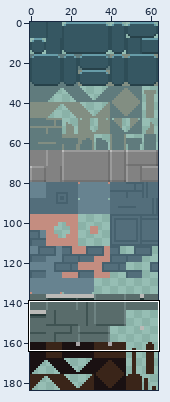
Edited in one commit: sprite sheet (assets/img/tileset.png). Above: a wide view before the commit, with the close-up outlined.
Close-up. Earlier state:
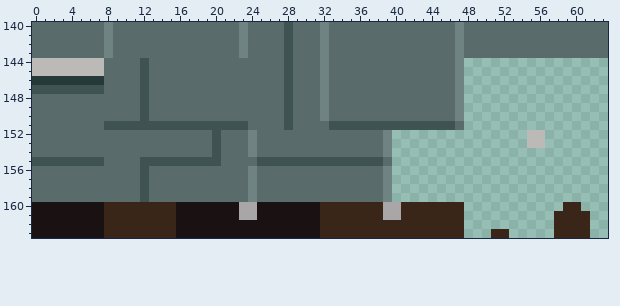
The file is 64x184 pixels. Shown: x 0..63, y 140..163.
Now the later version:
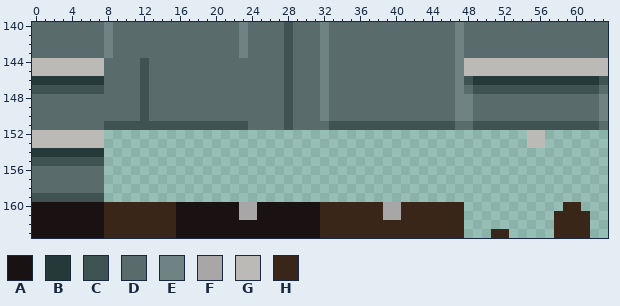
Palette (. is transparent): A #1a1112  B #253938  C #3f5352  D #596c6b  E #6e8382  F #a9a6a8  G #bbbab7  H #3a2519
Diff:
y 144..145: x 48..63 ................ -> GGGGGGGGGGGGGGGG
y 146: x 48..63 ................ -> CBBBBBBBBBBBBBBC
y 147: x 48..63 ................ -> DCCCCCCCCCCCCCCD
y 148..150: x 48..63 ................ -> EDDDDDDDDDDDDDDE
y 151: x 48..63 ................ -> DCCCCCCCCCCCCCCD
y 152..153: x 0..39 DDDDDDDDDDDDDDDDDDDDCDDDEDDDDDDDDDDDDDDE -> GGGGGGGG................................
y 154: x 0..39 DDDDDDDDDDDDDDDDDDDDCDDDEDDDDDDDDDDDDDDE -> BBBBBBBB................................
y 155: x 8..39 DDDDCCCCCCCCCDDDDCCCCCCCCCCCCCCD -> ................................
y 156..158: x 8..39 DDDDCDDDDDDDDDDDEDDDDDDDDDDDDDDE -> ................................
y 159: x 0..39 DDDDDDDDDDDDCDDDDDDDDDDDEDDDDDDDDDDDDDDE -> CCCCCCCC................................
Where, in picture pixels (left, top, right, bottom), the same in both close-ups:
added: (464, 58, 608, 130)
changed: (32, 130, 392, 202)
